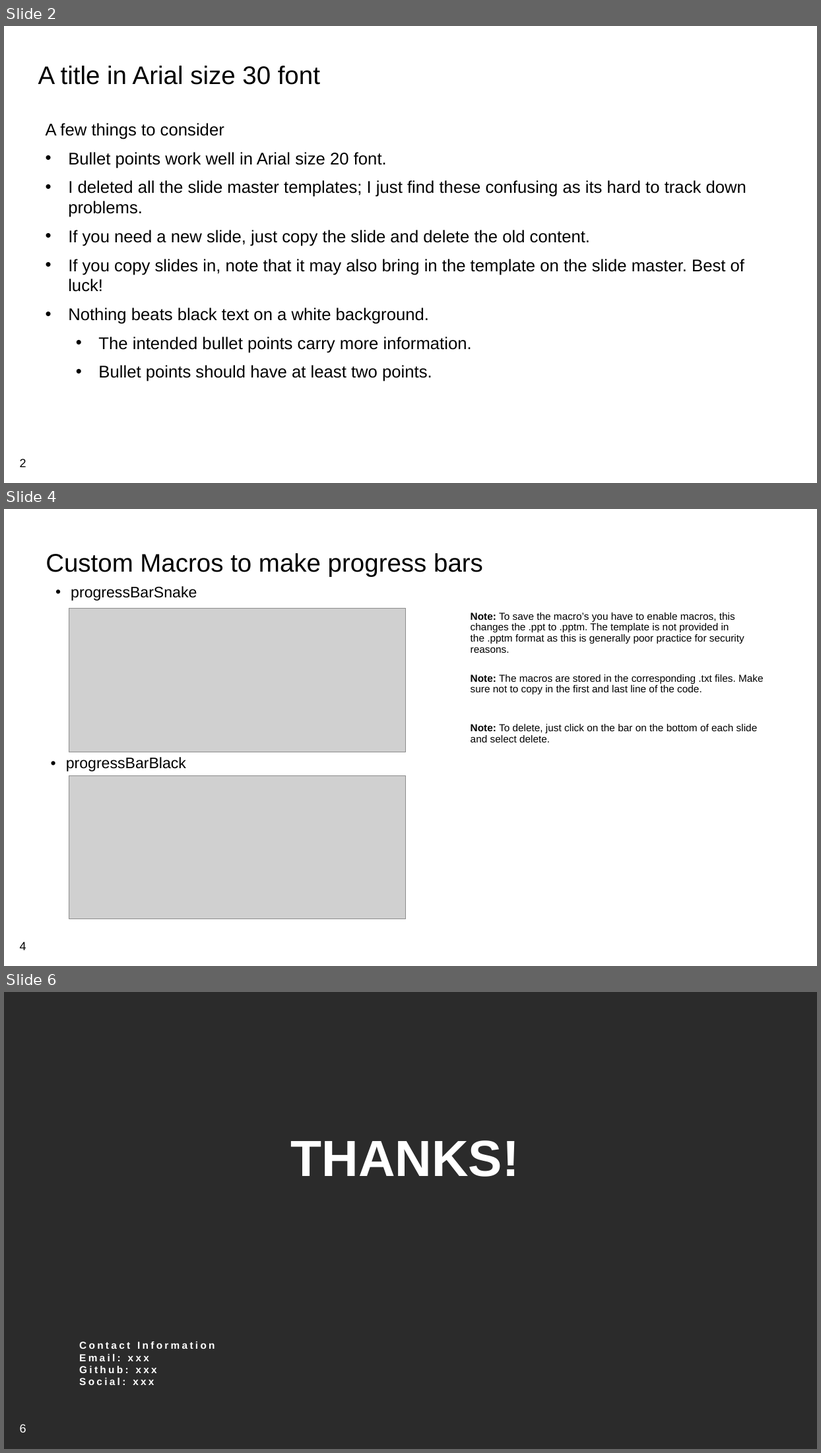
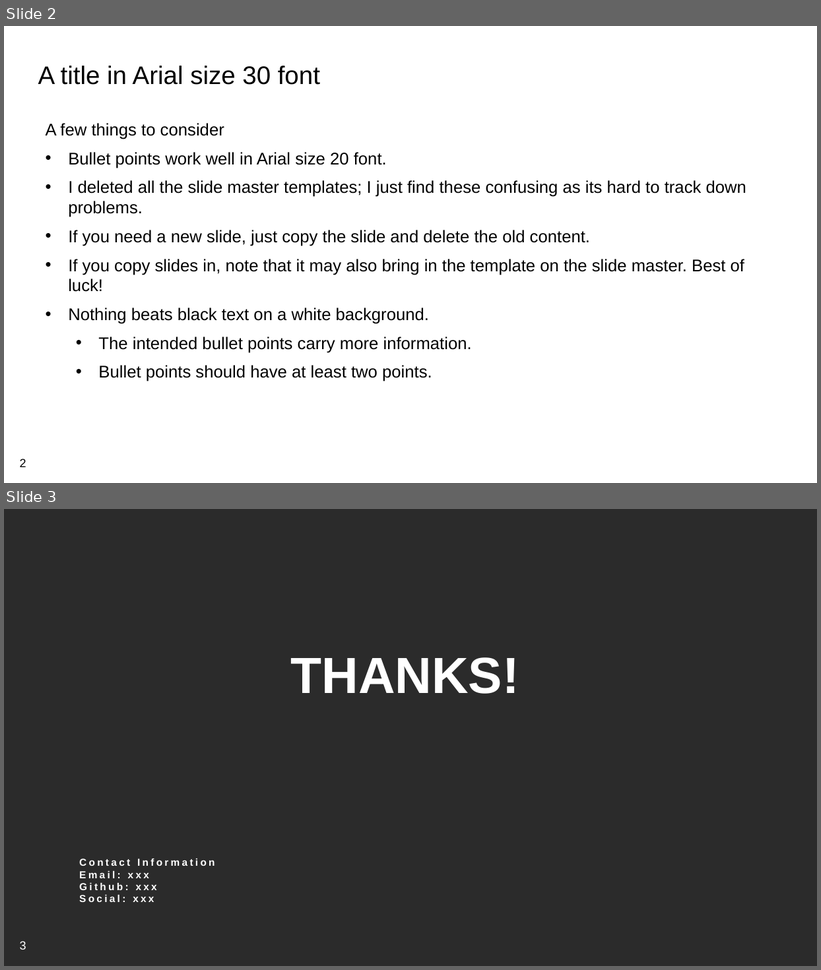
Before and after one commit to ARTS-Laboratory/ARTS-Lab-Branding, a slide deck: PowerPoint/ARTS-Lab_UofSC_slide_template.pptx. Shown one above the other, each under a label of ours: slides 2, 4 and 6 before the commit, slides 2 and 3 after it; the slides between them are not shown. The pictures are 821x1453 and 821x970 pixels, drawn with LibreOffice and Linux fonts; fonts in the diff are those of the drawing; grey boxes stand for pictures; background and template pictures are left out; a plain dark background stands for a picture behind light text. Boxes give left, top, right and bottom in pixels: in the first picture for what was removed or moved away, otherwise in the second. Text is boxed around its words. In the diff, an @@ line names an element or a change of style, - is before the commit and + after.

```diff
--- a/PowerPoint/ARTS-Lab_UofSC_slide_template.pptx
+++ b/PowerPoint/ARTS-Lab_UofSC_slide_template.pptx
@@ slide 4 removed at [4, 509, 817, 966], background picture (left out); not listed: 1 template element that a slide beside it also shows @@
@@ text removed at [46, 553, 483, 576] @@
-Custom Macros to make progress bars
@@ text removed at [71, 586, 197, 601] @@
-• progressBarSnake
@@ picture removed at [69, 609, 406, 753] @@
@@ text removed at [471, 613, 745, 653] @@
-Note: To save the macro’s you have to enable macros, this changes the .ppt to .pptm. The template is not provided in the .pptm format as this is generally poor practice for security reasons.
@@ text removed at [471, 675, 764, 695] @@
-Note: The macros are stored in the corresponding .txt files. Make sure not to copy in the first and last line of the code.
@@ text removed at [471, 724, 758, 743] @@
-Note: To delete, just click on the bar on the bottom of each slide and select delete.
@@ text removed at [66, 757, 186, 772] @@
-• progressBarBlack
@@ picture removed at [69, 776, 406, 920] @@
@@ what was slide 6 is now slide 3 @@
@@ page number at [20, 941, 26, 950]: text changed @@
-6
+3
```
Also in this commit, not shown: 1 slide changed, 2 other slides removed, 1 other file.
